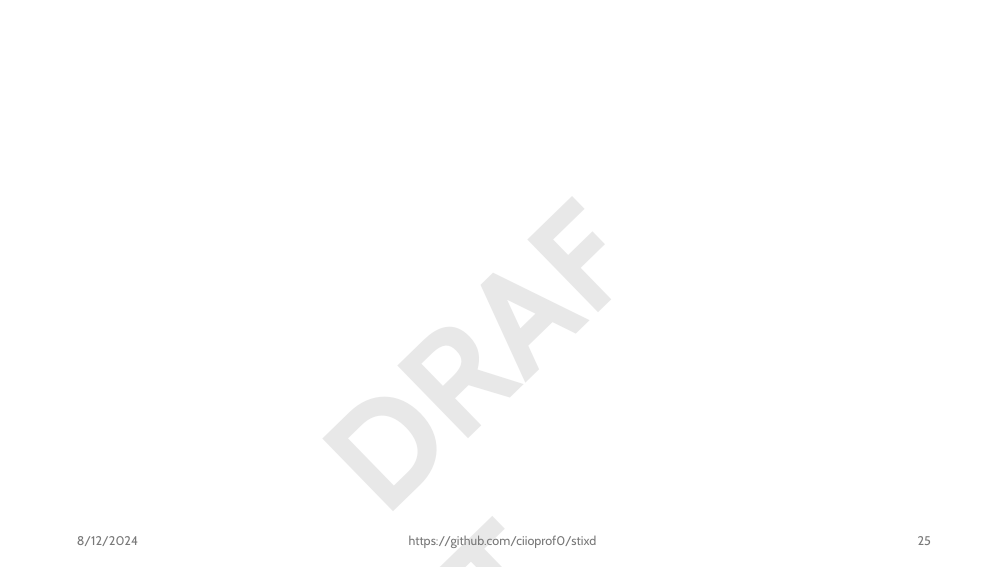
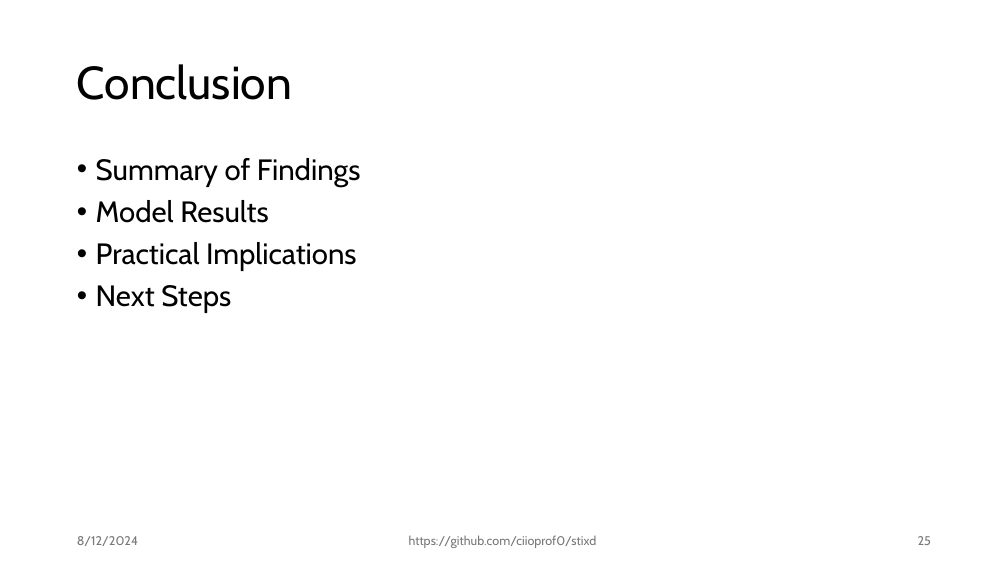
Before and after one commit to ciioprof0/stixd, a slide deck: slide 25 of info523/slides/stixd_demo.pptx. Drawn at 1008x567 pixels with LibreOffice and Linux fonts; fonts in the diff are those of the drawing. Boxes give left, top, right and bottom in pixels: in the first picture for what was removed or moved away, otherwise in the second. Text is boxed around its words. In the diff, an @@ line names an element or a change of style, - is before the commit and + after.

```diff
--- a/info523/slides/stixd_demo.pptx
+++ b/info523/slides/stixd_demo.pptx
@@ title added at [77,64,292,100], 44 pt, text #000000 @@
+Conclusion
@@ text removed at [277,100,731,549] @@
-DRAFT
@@ text added at [96,158,361,313], 28 pt, text #000000 @@
+• Summary of Findings
+• Model Results
+• Practical Implications
+• Next Steps
```
Also in this commit, not shown: 29 other slides changed, 1 other file.
